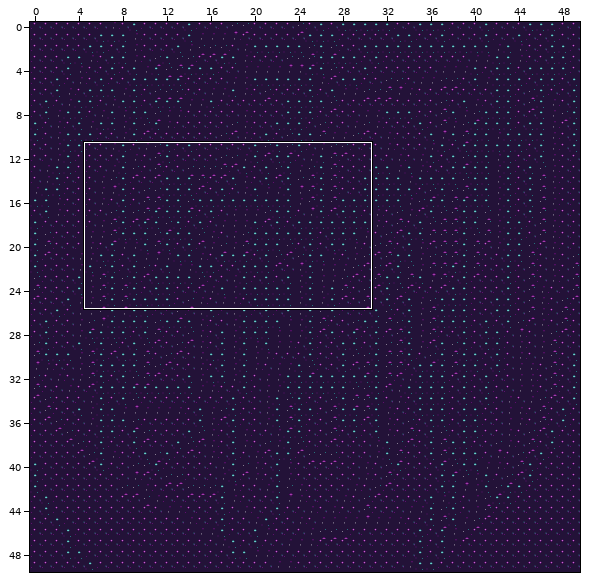
An edit to a level. Tiled map, assets/map/open_world_map.tmx. The picture above shows the old version from afar; the outline marks the close-up.
Close-up. Before the edit:
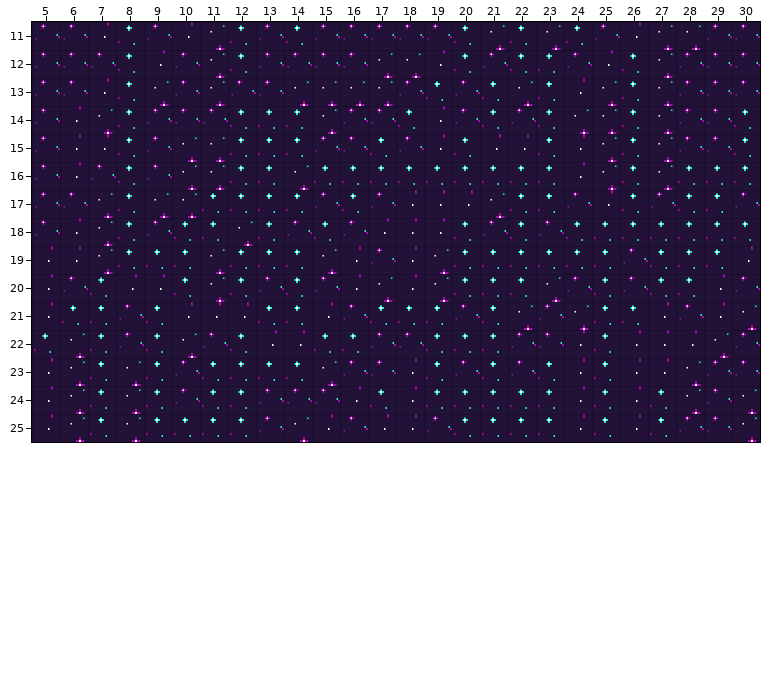
Cells are 32x32 px. Shown: x 5..30, y 11..25. The commit also changed other parts of the map, which this record leaves out.
After the commit:
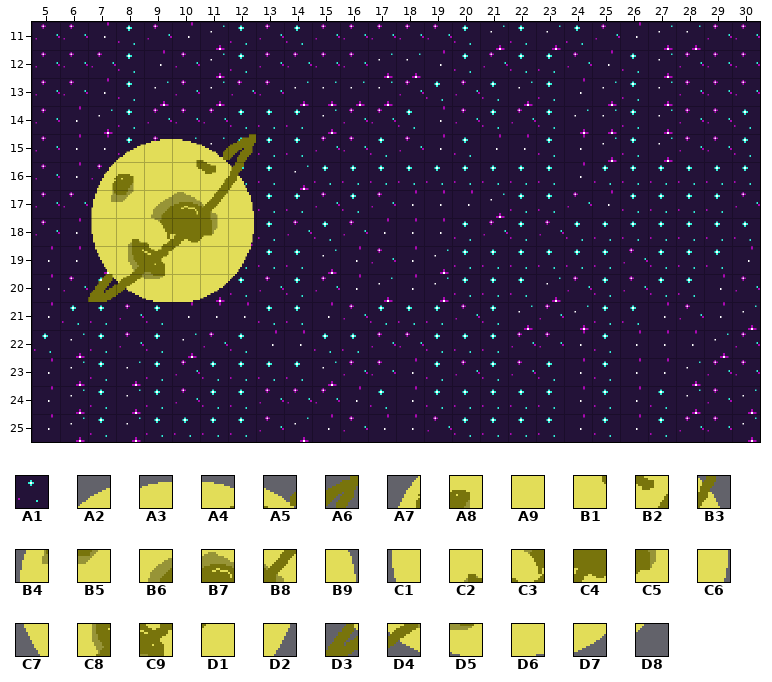
Key: from "map_sky_night2": A1 2; from "map_sky_planets": A2 147, A3 148, A4 149, A5 150, A6 151, A7 164, A8 165, A9 166, B1 167, B2 168, B3 169, B4 182, B5 183, B6 184, B7 185, B8 186, B9 187, C1 200, C2 201, C3 202, C4 203, C5 204, C6 205, C7 218, C8 219, C9 220, D1 221, D2 223, D3 236, D4 237, D5 238, D6 239, D7 240, D8 241.
__ is an empty cell.
Tiles of an added or newly shown layer are drawn over the layers below it.
Author's note on the commit: added a planet to the tile map
Edits made:
Changed rows in their new state; .. is an unchanged cell.
Layer "planets" (added):
first column x 7:
15 .. A2 A3 A4 A5 A6 .. .. .. .. .. .. .. .. .. .. .. .. .. .. ..
16 A7 A8 A9 B1 B2 B3 .. .. .. .. .. .. .. .. .. .. .. .. A1 .. A1
17 B4 B5 B6 B7 B8 B9 .. .. .. .. .. .. .. .. .. .. .. .. .. .. A1
18 C1 C2 C3 C4 C5 C6 .. .. .. .. .. .. .. .. .. .. .. .. .. .. ..
19 C7 C8 C9 D1 A9 D2 .. .. .. .. .. .. .. .. .. .. .. .. .. .. ..
20 D3 D4 D5 D6 D7 D8 .. .. .. .. .. .. .. .. .. .. .. .. .. .. ..
